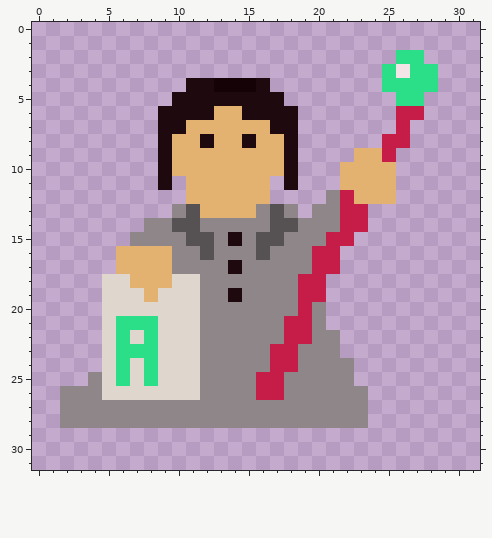
One commit to this pixel-art sprite: topdown/images/boss2.png. Above is the file before it was changed.
The file is 32x32 pixels.
The same view after the edit:
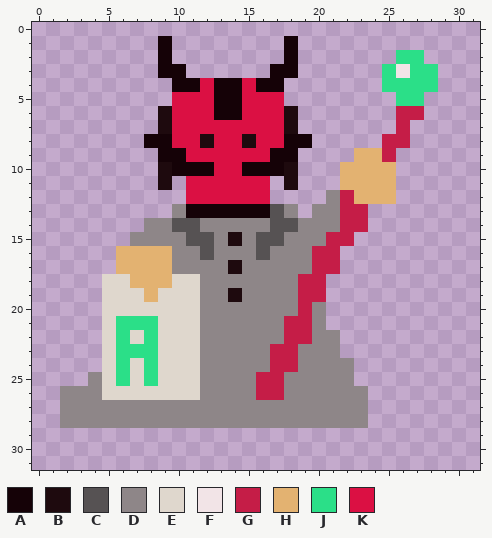
Palette (. is transparent): A #150207  B #1e0a0e  C #565253  D #8e8688  E #dfd7cd  F #f2e4e7  G #c51d47  H #e3b271  J #2bdf88  K #db1043
Diff:
The author put colour A in rows 1 to 2 at x 9 and 18; in row 3 at x 9 to 10 and 17 to 18; in row 4 at x 10 and 17; in row 8 at x 8 and 19.
Colour B becomes colour A in row 4 at x 11 and 16; in row 5 at x 13 to 14; in rows 8 to 9 at x 9 and 18.
Colour C becomes colour A in row 13 at x 11.
Colour D becomes colour A in row 13 at x 16.
Colour H becomes colour A in row 6 at x 13 to 14; in row 9 at x 10 and 17; in row 10 at x 10 to 12 and 15 to 17; in row 13 at x 12 to 15.
Colour A becomes colour K in row 4 at x 15.
Colour B becomes colour K in row 4 at x 12; in rows 5 to 6 at x 10 to 12 and 15 to 17; in row 7 at x 10 and 17.
Colour H becomes colour K in row 7 at x 11 to 16; in row 8 at x 10 to 11, 13 to 14 and 16 to 17; in row 9 at x 11 to 16; in row 10 at x 13 to 14; in rows 11 to 12 at x 11 to 16.
Pixel boxes of the changes (left, top, right, bottom) in both pictures:
changed: (144, 36, 312, 218)
